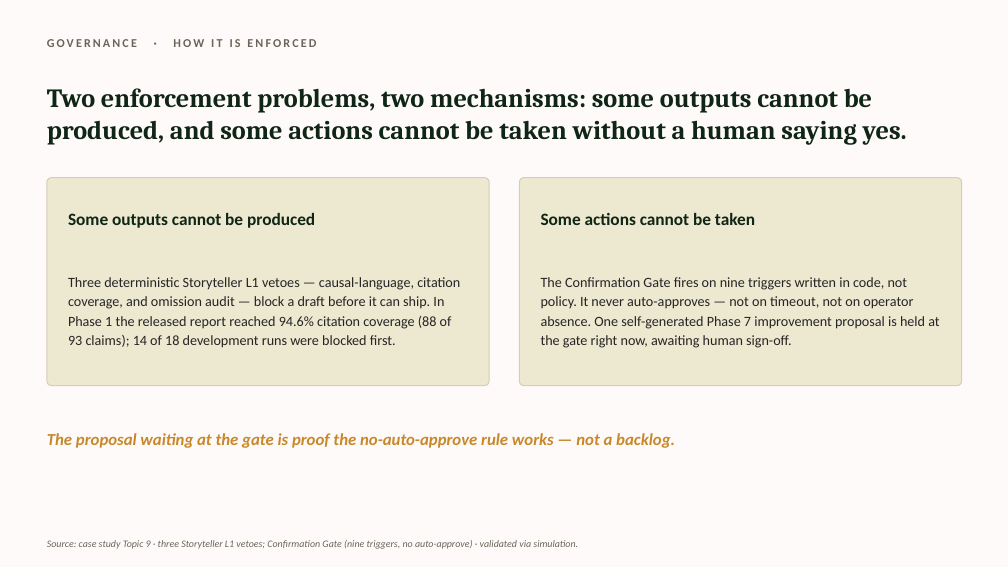
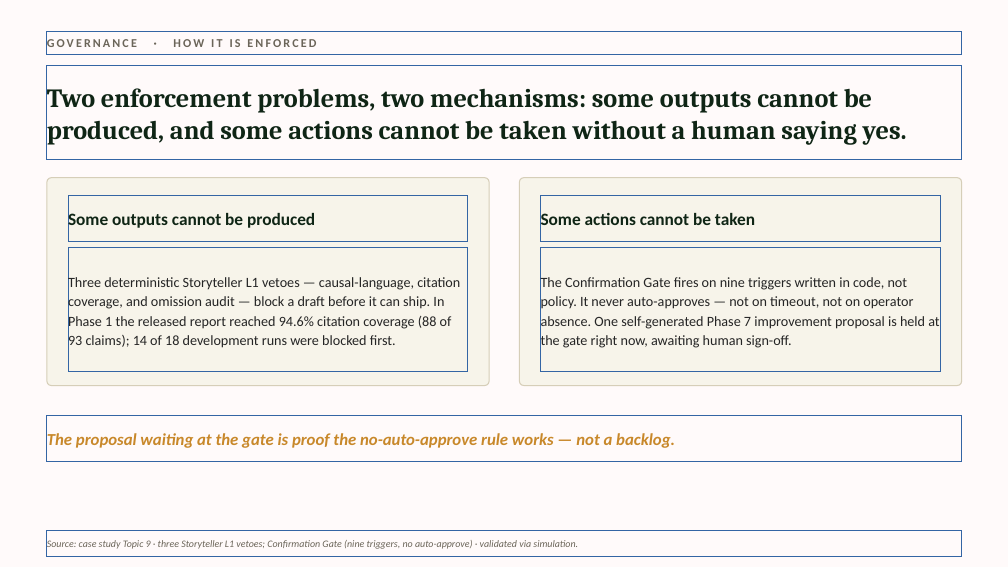
Before and after one commit to l-mota/maldros-analytics-system, a slide deck: slide 5 of case-study/maldros_case_study_deck.pptx. Drawn at 1008x567 pixels with LibreOffice and Linux fonts; fonts in the diff are those of the drawing. Boxes give left, top, right and bottom in pixels: in the first picture for what was removed or moved away, otherwise in the second. Text is boxed around its words. In the diff, an @@ line names an element or a change of style, - is before the commit and + after.

```diff
--- a/case-study/maldros_case_study_deck.pptx
+++ b/case-study/maldros_case_study_deck.pptx
@@ rounded rectangle at [47, 178, 489, 386]: fill #EDE8D0 to #F7F4EA @@
@@ rounded rectangle at [520, 178, 962, 386]: fill #EDE8D0 to #F7F4EA @@
```
Also in this commit, not shown: 9 other slides changed, 11 other files.
